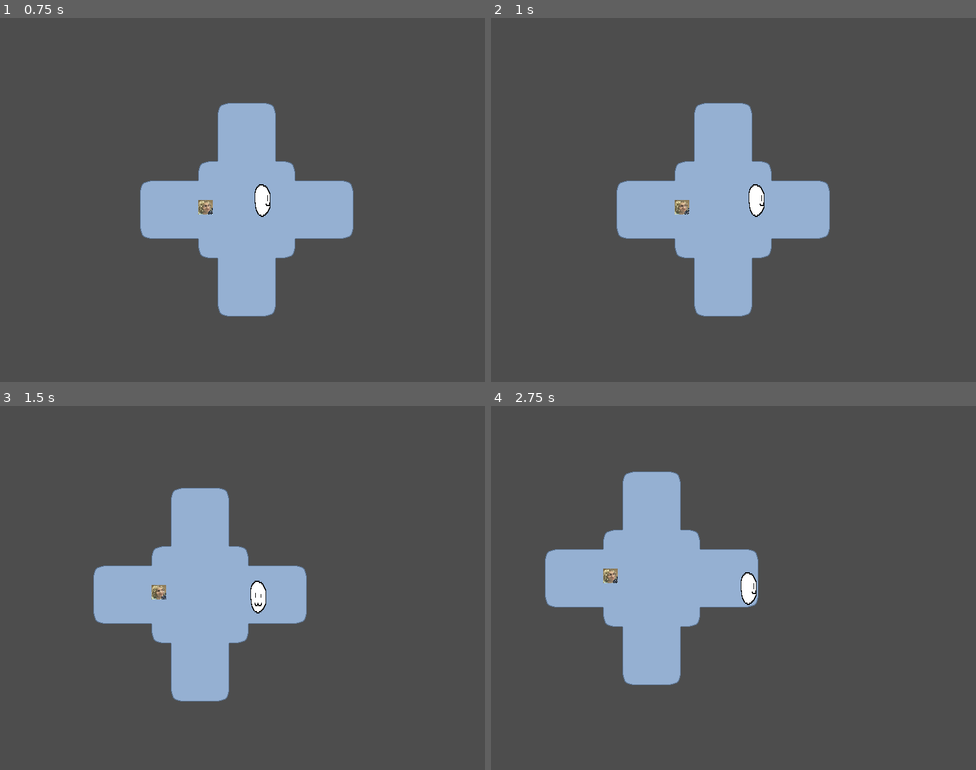
Above: before the commit, frames 1-4 (two rows, left to right).
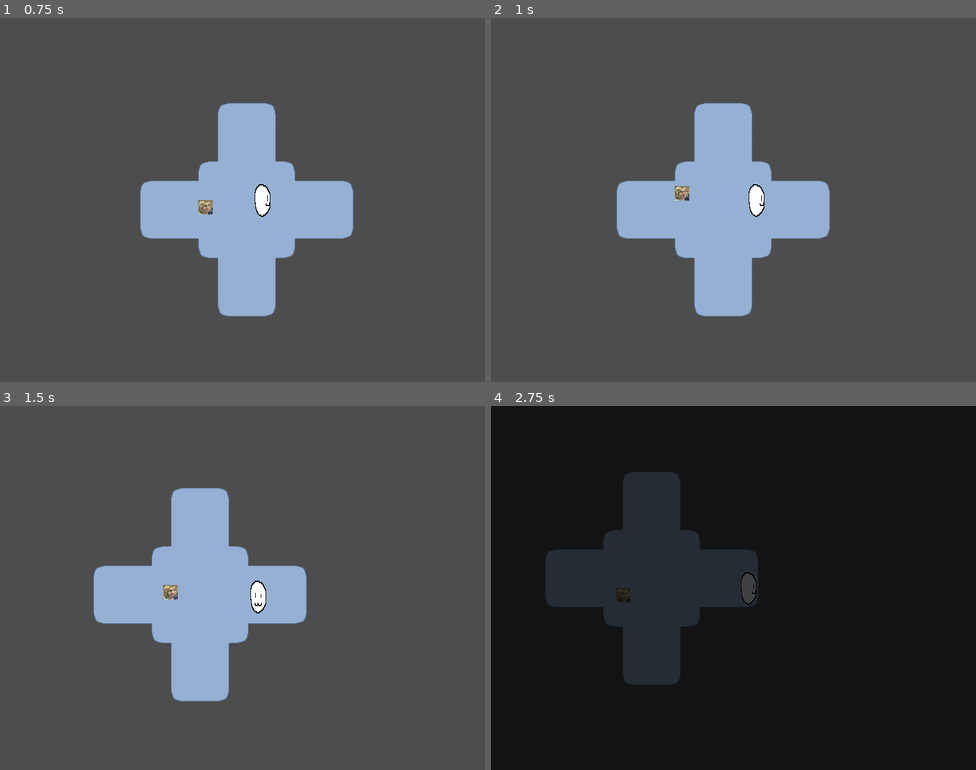
Above: after the commit, the same moments.

Repository: RubeculaBee/dream-catcher
Game: Godot game, scene res://Scenes/game.tscn
Two runs of this game, one before a commit and one after it. Both use one fixed random seed, a clock stepped at 60 frames per second and the inputs below.
Inputs (mouse positions are in pixels of both pictures, inside the frame that each line leads up to):
- Up to frame 1 (0.75 s): tap Enter at 0.5 s; move the mouse to (349, 181) at 0.52 s; hold Right (right) from 0.53 s (still down); click (349, 181) at 0.6 s
- Up to frame 2 (1 s): keep holding Right (right)
- Up to frame 3 (1.5 s): move the mouse to (145, 606) at 1.27 s; release Right (right) at 1.28 s; hold Down (down) from 1.28 s (still down); click (145, 606) at 1.35 s
- Up to frame 4 (2.75 s): move the mouse to (782, 507) at 2.02 s; release Down (down) at 2.03 s; hold Right (right) from 2.03 s (still down); click (782, 507) at 2.1 s

Frame 1 is identical in both runs. In frame 2, 0.2% of the frame differs, in the area x 37-41%, y 46-54%; in frame 3, 0.2%; in frame 4, 100%, in the area x 0-100%, y 0-100%.
Error before the commit: Invalid access to property or key 'stopped_move' on a base object of type 'Node2D (Player)'. (res://Scripts/game_manager.gd:59)

Commit message:
re added playerstopped_move signal

Diff:
--- a/Scripts/player.gd
+++ b/Scripts/player.gd
@@ -12,6 +12,7 @@
 
 # Signals
 signal tried_move(tile: Vector2i)	## Emitted when the user tries to take a step, with the location of the tile they tried to move to
+signal stopped_move					## Emitted when the player finishes taking a step
 
 # Nodes
 @onready var sprite: AnimatedSprite2D = find_child("AnimatedSprite2D")
@@ -58,4 +59,7 @@
 func tween_move() -> void:
 	var tween: Tween = create_tween()
 	tween.tween_property(self, "position", position + Vector2(move_direction) *TILE_SIZE, 1/MOVE_SPEED)
-	tween.tween_callback(func(): move_direction = Vector2.ZERO)
+	tween.tween_callback(func():
+		move_direction = Vector2.ZERO
+		stopped_move.emit()
+	)
